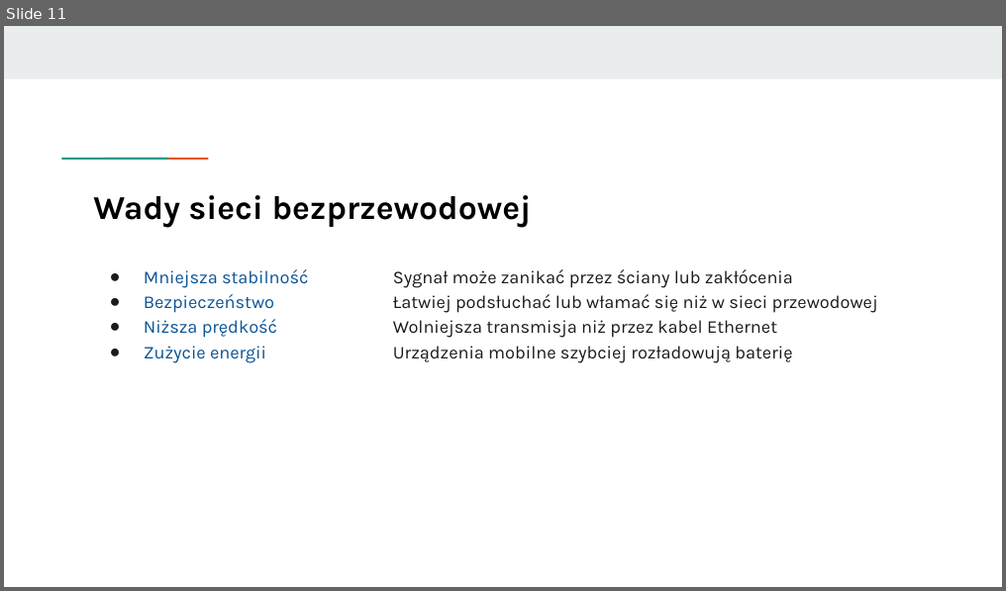
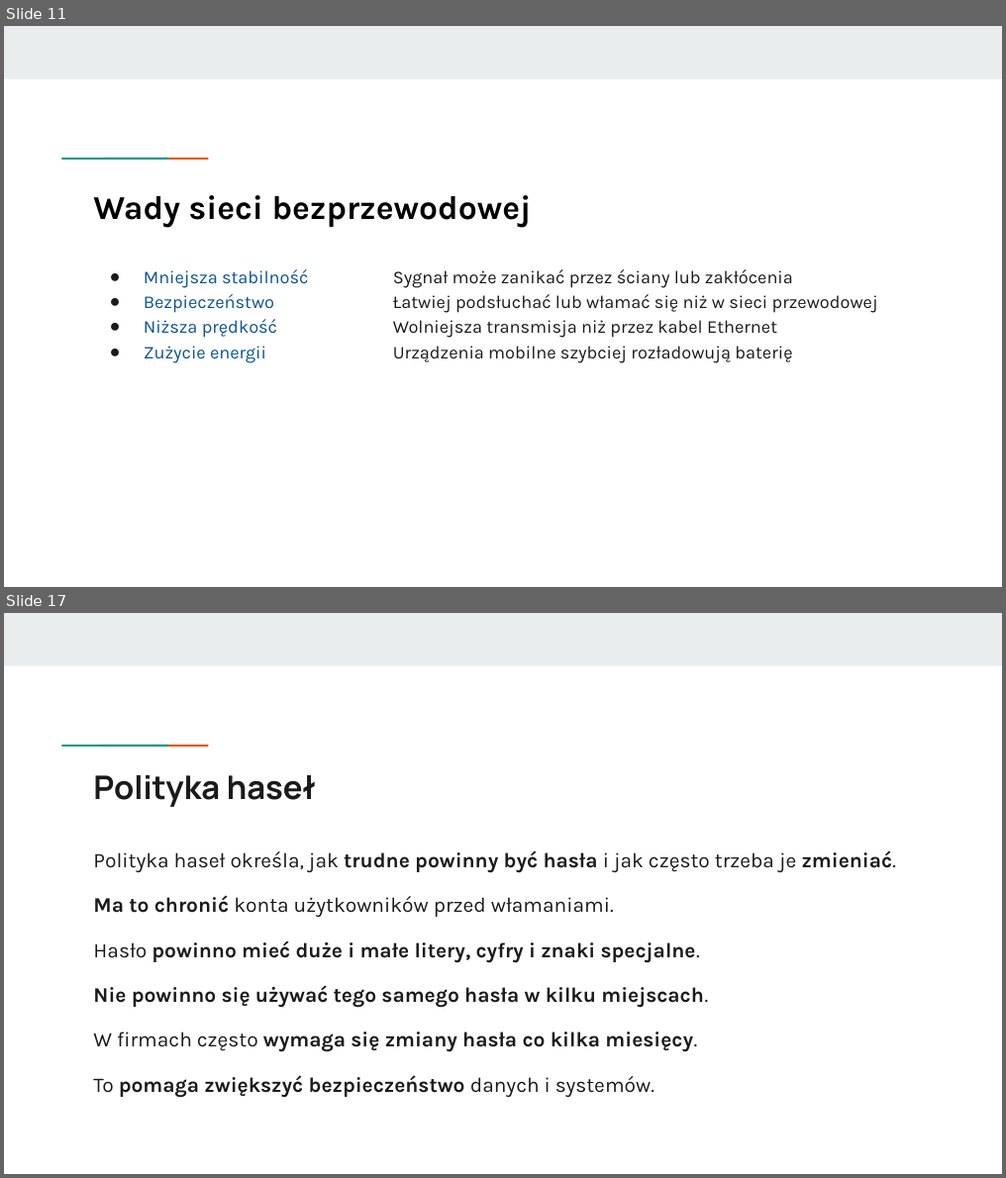
Before and after one commit to KasiaKasia/PRZEDMIOTY, a slide deck: ZASTOSOWANIE_INFORMATYKI/1A-gr_2/Zastosowanie informatyki - 1A gr. 2-plik2.pptx. Shown one above the other, each under a label of ours: slide 11 before the commit, slides 11 and 17 after it; the slides between them are not shown. The pictures are 1006x591 and 1006x1178 pixels, drawn with LibreOffice and Linux fonts; fonts in the diff are those of the drawing. Boxes give left, top, right and bottom in pixels: in the first picture for what was removed or moved away, otherwise in the second. Text is boxed around its words. In the diff, an @@ line names an element or a change of style, - is before the commit and + after.

```diff
--- a/ZASTOSOWANIE_INFORMATYKI/1A-gr_2/Zastosowanie informatyki - 1A gr. 2-plik2.pptx
+++ b/ZASTOSOWANIE_INFORMATYKI/1A-gr_2/Zastosowanie informatyki - 1A gr. 2-plik2.pptx
@@ slide 17 added at [4, 613, 1002, 1174], background #FFFFFF; not listed: 3 template elements that a slide beside it also shows @@
@@ title added at [93, 775, 316, 807], 23.4 pt, text #1A1A1A, bold @@
+Polityka haseł
@@ text added at [93, 851, 896, 1098], 15 pt, text #1A1A1A, bold @@
+Polityka haseł określa, jak trudne powinny być hasła i jak często trzeba je zmieniać.
+Ma to chronić konta użytkowników przed włamaniami.
+Hasło powinno mieć duże i małe litery, cyfry i znaki specjalne.
+Nie powinno się używać tego samego hasła w kilku miejscach.
+W firmach często wymaga się zmiany hasła co kilka miesięcy.
+To pomaga zwiększyć bezpieczeństwo danych i systemów.
```
Also in this commit, not shown: 9 other slides added, 1 other file.
